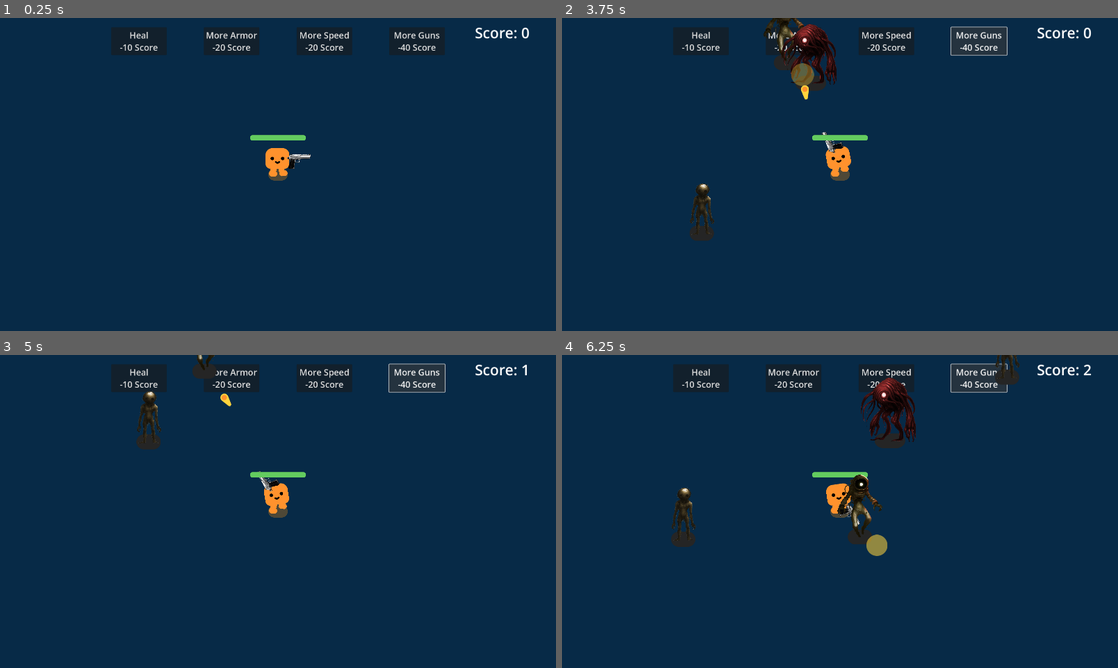
Above: before the commit, frames 1-4 (two rows, left to right).
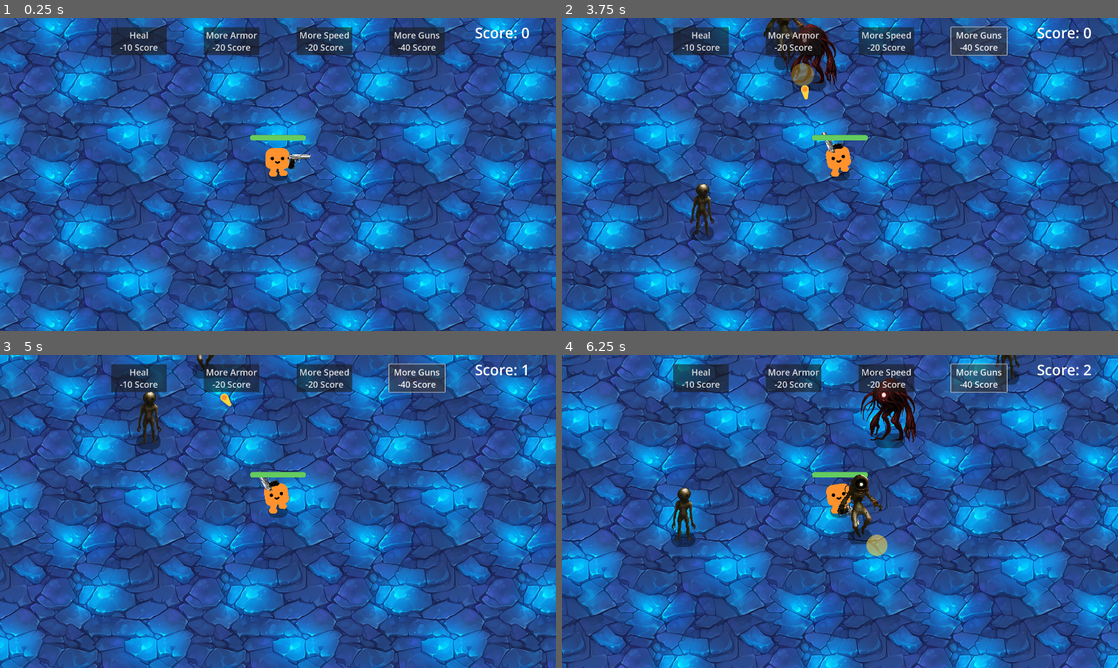
Above: after the commit, the same moments.

Repository: Marcel-MD/survivors-game
Game: Godot game, scene res://game.tscn
Same seed, same stepped clock (60 frames per second), same inputs: the game is played once before the commit and once after it.
Inputs:
- Up to frame 1 (0.25 s): no input
- Up to frame 2 (3.75 s): click "Heal -10 Score" at 0.5 s; click "More Armor -20 Score" at 1.25 s; click "More Speed -20 Score" at 2 s; click "More Guns -40 Score" at 2.75 s; hold D (move_right) from 3.53 s (still down)
- Up to frame 3 (5 s): release D (move_right) at 4.28 s; hold S (move_down) from 4.28 s (still down)
- Up to frame 4 (6.25 s): release S (move_down) at 5.03 s; hold D (move_right) 5.03-5.78 s; hold W (move_up) from 5.78 s (still down)

The runs differ from the first frame. In frame 1, 93% of the frame differs, in the area x 0-100%, y 0-100%; in frame 2, 93%; in frame 3, 94%; in frame 4, 93%.

Commit message:
Add paralex background

Diff:
--- /dev/null
+++ b/characters/adventurer/adventurer.gd
@@ -0,0 +1,9 @@
+extends Node2D
+
+
+func play_idle_animation():
+	%AnimationPlayer.play("idle")
+
+
+func play_walk_animation():
+	%AnimationPlayer.play("run")
--- /dev/null
+++ b/characters/adventurer/adventurer.tscn
@@ -0,0 +1,76 @@
+[gd_scene load_steps=7 format=3 uid="uid://j5fary63mxyr"]
+
+[ext_resource type="Texture2D" uid="uid://bq56wwjadwsgj" path="res://characters/adventurer/Adventurer.png" id="1_mrhof"]
+[ext_resource type="Script" path="res://characters/adventurer/adventurer.gd" id="1_s6w61"]
+
+[sub_resource type="Animation" id="Animation_7nl4p"]
+length = 0.001
+tracks/0/type = "value"
+tracks/0/imported = false
+tracks/0/enabled = true
+tracks/0/path = NodePath("Adventurer:frame")
+tracks/0/interp = 1
+tracks/0/loop_wrap = true
+tracks/0/keys = {
+"times": PackedFloat32Array(0),
+"transitions": PackedFloat32Array(1),
+"update": 1,
+"values": [0]
+}
+
+[sub_resource type="Animation" id="Animation_xxhdp"]
+resource_name = "idle"
+loop_mode = 1
+tracks/0/type = "value"
+tracks/0/imported = false
+tracks/0/enabled = true
+tracks/0/path = NodePath("Adventurer:frame")
+tracks/0/interp = 1
+tracks/0/loop_wrap = true
+tracks/0/keys = {
+"times": PackedFloat32Array(0, 0.1, 0.2, 0.3, 0.4, 0.5, 0.6, 0.7, 0.8, 0.9),
+"transitions": PackedFloat32Array(1, 1, 1, 1, 1, 1, 1, 1, 1, 1),
+"update": 1,
+"values": [0, 1, 2, 3, 4, 5, 6, 7, 8, 9]
+}
+
+[sub_resource type="Animation" id="Animation_8lf66"]
+resource_name = "run"
+length = 0.9
+loop_mode = 1
+tracks/0/type = "value"
+tracks/0/imported = false
+tracks/0/enabled = true
+tracks/0/path = NodePath("Adventurer:frame")
+tracks/0/interp = 1
+tracks/0/loop_wrap = true
+tracks/0/keys = {
+"times": PackedFloat32Array(0, 0.1, 0.2, 0.3, 0.4, 0.5, 0.6, 0.7, 0.8),
+"transitions": PackedFloat32Array(1, 1, 1, 1, 1, 1, 1, 1, 1),
+"update": 1,
+"values": [32, 33, 34, 35, 36, 37, 38, 39, 40]
+}
+
+[sub_resource type="AnimationLibrary" id="AnimationLibrary_1bcsj"]
+_data = {
+"RESET": SubResource("Animation_7nl4p"),
+"idle": SubResource("Animation_xxhdp"),
+"run": SubResource("Animation_8lf66")
+}
+
+[node name="Adventurer" type="Node2D"]
+script = ExtResource("1_s6w61")
+
+[node name="Adventurer" type="Sprite2D" parent="."]
+position = Vector2(4.76837e-07, -88)
+scale = Vector2(1.17073, 1.125)
+texture = ExtResource("1_mrhof")
+hframes = 9
+vframes = 6
+
+[node name="AnimationPlayer" type="AnimationPlayer" parent="."]
+unique_name_in_owner = true
+libraries = {
+"": SubResource("AnimationLibrary_1bcsj")
+}
+autoplay = "idle"
--- a/characters/eldritch_encounters/astrogor.tscn
+++ b/characters/eldritch_encounters/astrogor.tscn
@@ -64,7 +64,7 @@
 script = ExtResource("1_ebcrj")
 
 [node name="GroundShadow" type="Sprite2D" parent="."]
-modulate = Color(0.145098, 0.145098, 0.145098, 1)
+modulate = Color(0, 0, 0, 0.392157)
 texture = ExtResource("1_bauyn")
 
 [node name="Anchor" type="Marker2D" parent="."]
--- a/characters/eldritch_encounters/morbith.tscn
+++ b/characters/eldritch_encounters/morbith.tscn
@@ -48,7 +48,7 @@
 script = ExtResource("1_h03nv")
 
 [node name="GroundShadow" type="Sprite2D" parent="."]
-modulate = Color(0.145098, 0.145098, 0.145098, 1)
+modulate = Color(0, 0, 0, 0.392157)
 texture = ExtResource("1_af310")
 
 [node name="Anchor" type="Marker2D" parent="."]
--- a/characters/eldritch_encounters/vespermorph.tscn
+++ b/characters/eldritch_encounters/vespermorph.tscn
@@ -47,7 +47,7 @@
 script = ExtResource("1_bse64")
 
 [node name="GroundShadow" type="Sprite2D" parent="."]
-modulate = Color(0.145098, 0.145098, 0.145098, 1)
+modulate = Color(0, 0, 0, 0.392157)
 position = Vector2(11, 0)
 scale = Vector2(1.2619, 1)
 texture = ExtResource("1_tbp4k")
--- a/characters/happy_boo/happy_boo.tscn
+++ b/characters/happy_boo/happy_boo.tscn
@@ -591,7 +591,7 @@
 playback_default_blend_time = 0.2
 
 [node name="GroundShadow" type="Sprite2D" parent="."]
-modulate = Color(0.305882, 0.282353, 0.215686, 1)
+modulate = Color(0, 0, 0, 0.392157)
 z_index = -1
 z_as_relative = false
 scale = Vector2(0.8, 0.8)
--- a/game.tscn
+++ b/game.tscn
@@ -1,7 +1,38 @@
-[gd_scene load_steps=4 format=3 uid="uid://2nm0qbmhuv6p"]
+[gd_scene load_steps=13 format=3 uid="uid://2nm0qbmhuv6p"]
 
 [ext_resource type="Script" path="res://game.gd" id="1_a6ptg"]
 [ext_resource type="PackedScene" uid="uid://ceulebsmyg4rq" path="res://player.tscn" id="1_nc74y"]
+[ext_resource type="Texture2D" uid="uid://d12urcy5aecy6" path="res://ground/purple_ground_512.png" id="2_2qg0h"]
+[ext_resource type="Texture2D" uid="uid://yvc25cs763si" path="res://ground/orange_ground_512.png" id="3_4dlig"]
+[ext_resource type="Texture2D" uid="uid://dumcwfoksv80m" path="res://ground/green_ground_512.png" id="4_bqhbi"]
+[ext_resource type="Texture2D" uid="uid://r4u7nw07qpap" path="res://ground/blue_ground_512.png" id="5_mcuj0"]
+
+[sub_resource type="TileSetAtlasSource" id="TileSetAtlasSource_da165"]
+texture = ExtResource("2_2qg0h")
+texture_region_size = Vector2i(512, 512)
+0:0/0 = 0
+
+[sub_resource type="TileSetAtlasSource" id="TileSetAtlasSource_lrlgv"]
+texture = ExtResource("3_4dlig")
+texture_region_size = Vector2i(512, 512)
+0:0/0 = 0
+
+[sub_resource type="TileSetAtlasSource" id="TileSetAtlasSource_r0vdy"]
+texture = ExtResource("4_bqhbi")
+texture_region_size = Vector2i(512, 512)
+0:0/0 = 0
+
+[sub_resource type="TileSetAtlasSource" id="TileSetAtlasSource_jme4u"]
+texture = ExtResource("5_mcuj0")
+texture_region_size = Vector2i(512, 512)
+0:0/0 = 0
+
+[sub_resource type="TileSet" id="TileSet_hhla8"]
+tile_size = Vector2i(512, 512)
+sources/0 = SubResource("TileSetAtlasSource_da165")
+sources/1 = SubResource("TileSetAtlasSource_lrlgv")
+sources/2 = SubResource("TileSetAtlasSource_r0vdy")
+sources/3 = SubResource("TileSetAtlasSource_jme4u")
 
 [sub_resource type="Curve2D" id="Curve2D_dkvos"]
 _data = {
@@ -13,16 +44,18 @@
 y_sort_enabled = true
 script = ExtResource("1_a6ptg")
 
+[node name="ParallaxBackground" type="ParallaxBackground" parent="."]
+
+[node name="ParallaxLayer" type="ParallaxLayer" parent="ParallaxBackground"]
+motion_mirroring = Vector2(3072, 2048)
+
+[node name="TileMap" type="TileMap" parent="ParallaxBackground/ParallaxLayer"]
+z_index = -1
+tile_set = SubResource("TileSet_hhla8")
+format = 2
+layer_0/tile_data = PackedInt32Array(-1, 3, 0, 65535, 3, 0, 0, 3, 0, -65536, 3, 0, -65535, 3, 0, 1, 3, 0, 65537, 3, 0, 65536, 3, 0, 131071, 3, 0, 196607, 3, 0, 131072, 3, 0, 131073, 3, 0, -65532, 3, 0, -65533, 3, 0, -65534, 3, 0, 2, 3, 0, 3, 3, 0, 4, 3, 0, 65540, 3, 0, 65539, 3, 0, 65538, 3, 0, 131074, 3, 0, 131075, 3, 0, 131076, 3, 0)
+
 [node name="CanvasLayer" type="CanvasLayer" parent="."]
-layer = -1
-
-[node name="ColorRect" type="ColorRect" parent="CanvasLayer"]
-anchors_preset = 15
-anchor_right = 1.0
-anchor_bottom = 1.0
-grow_horizontal = 2
-grow_vertical = 2
-color = Color(0.027451, 0.164706, 0.278431, 1)
 
 [node name="ScoreLabel" type="Label" parent="CanvasLayer"]
 anchors_preset = 1
Binary file added: characters/adventurer/Adventurer.png
Not shown, added: characters/adventurer/Adventurer.png.import
Binary file added: characters/bird/CharacterSheet.png
Not shown, added: characters/bird/CharacterSheet.png.import
Not shown, added: ground/blue_ground_1024.bmp.import
Binary file added: ground/blue_ground_256.png
Not shown, added: ground/blue_ground_256.png.import
Binary file added: ground/blue_ground_512.png
Not shown, added: ground/blue_ground_512.png.import
Not shown, added: ground/green_ground_1024.bmp.import
Binary file added: ground/green_ground_256.png
Not shown, added: ground/green_ground_256.png.import
(and 18 more such lines)
